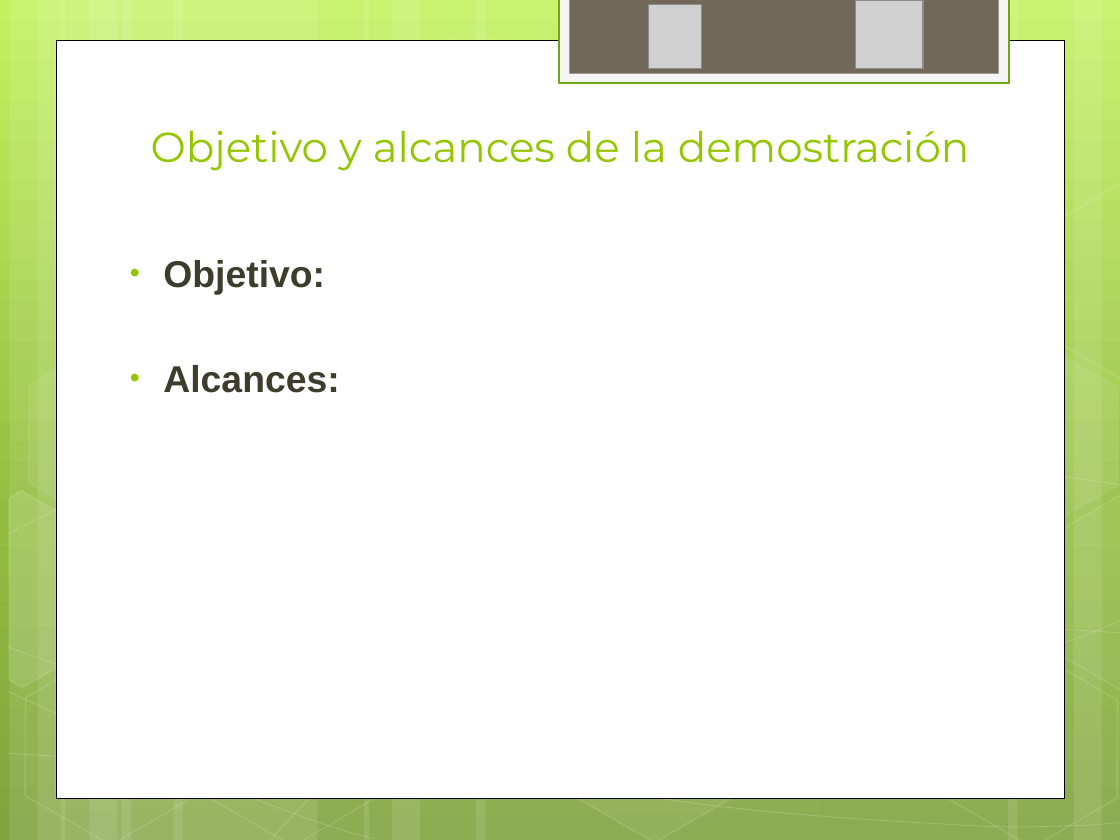
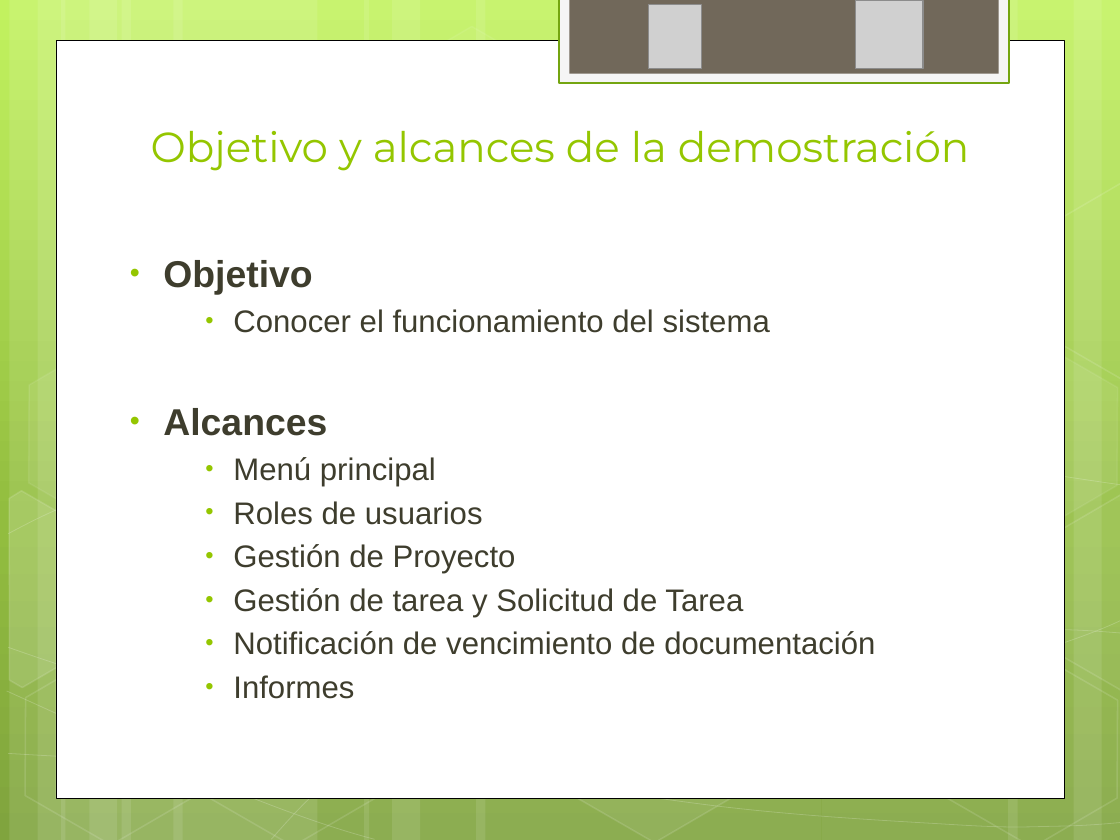
Before and after one commit to ptissera/habilitacion-profesional-2012-4k4, a slide deck: slide 24 of Documentacion/Proyecto/Presentacion Final/Exposicion Final.pptx. Drawn at 1120x840 pixels with LibreOffice and Linux fonts; fonts in the diff are those of the drawing; grey boxes stand for pictures. Boxes give left, top, right and bottom in pixels: in the first picture for what was removed or moved away, otherwise in the second. Text is boxed around its words. In the diff, an @@ line names an element or a change of style, - is before the commit and + after.

```diff
--- a/Documentacion/Proyecto/Presentacion Final/Exposicion Final.pptx
+++ b/Documentacion/Proyecto/Presentacion Final/Exposicion Final.pptx
@@ text at [163, 260, 875, 699]: text changed; size 24 to 20 pt; bold off @@
-• Objetivo:
-• Alcances:
+• Objetivo
+    • Conocer el funcionamiento del sistema
+• Alcances
+    • Menú principal
+    • Roles de usuarios
+    • Gestión de Proyecto
+    • Gestión de tarea y Solicitud de Tarea
+    • Notificación de vencimiento de documentación
+    • Informes
```
Also in this commit, not shown: 1 other slide changed, 4 slides added, 2 slides removed.
